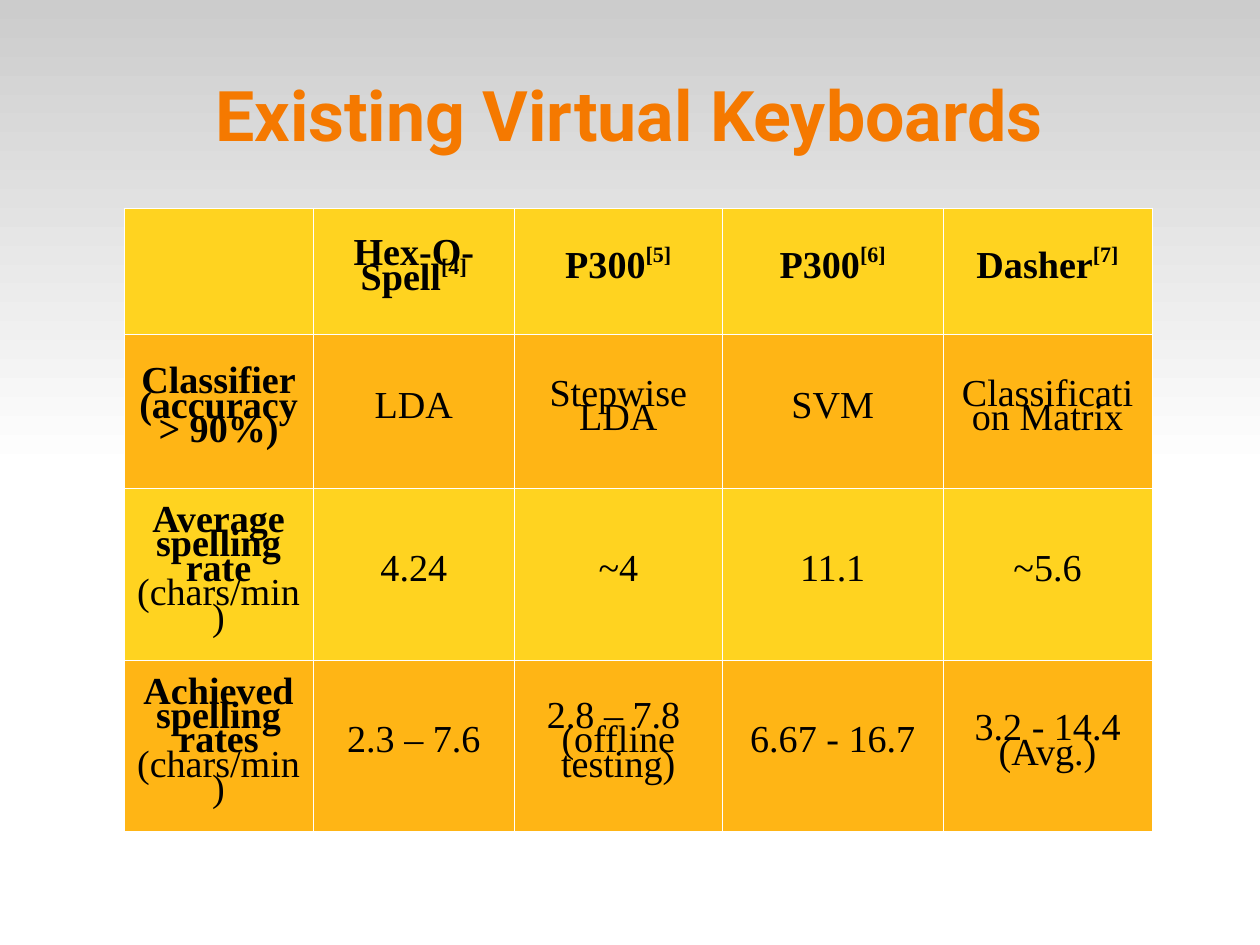
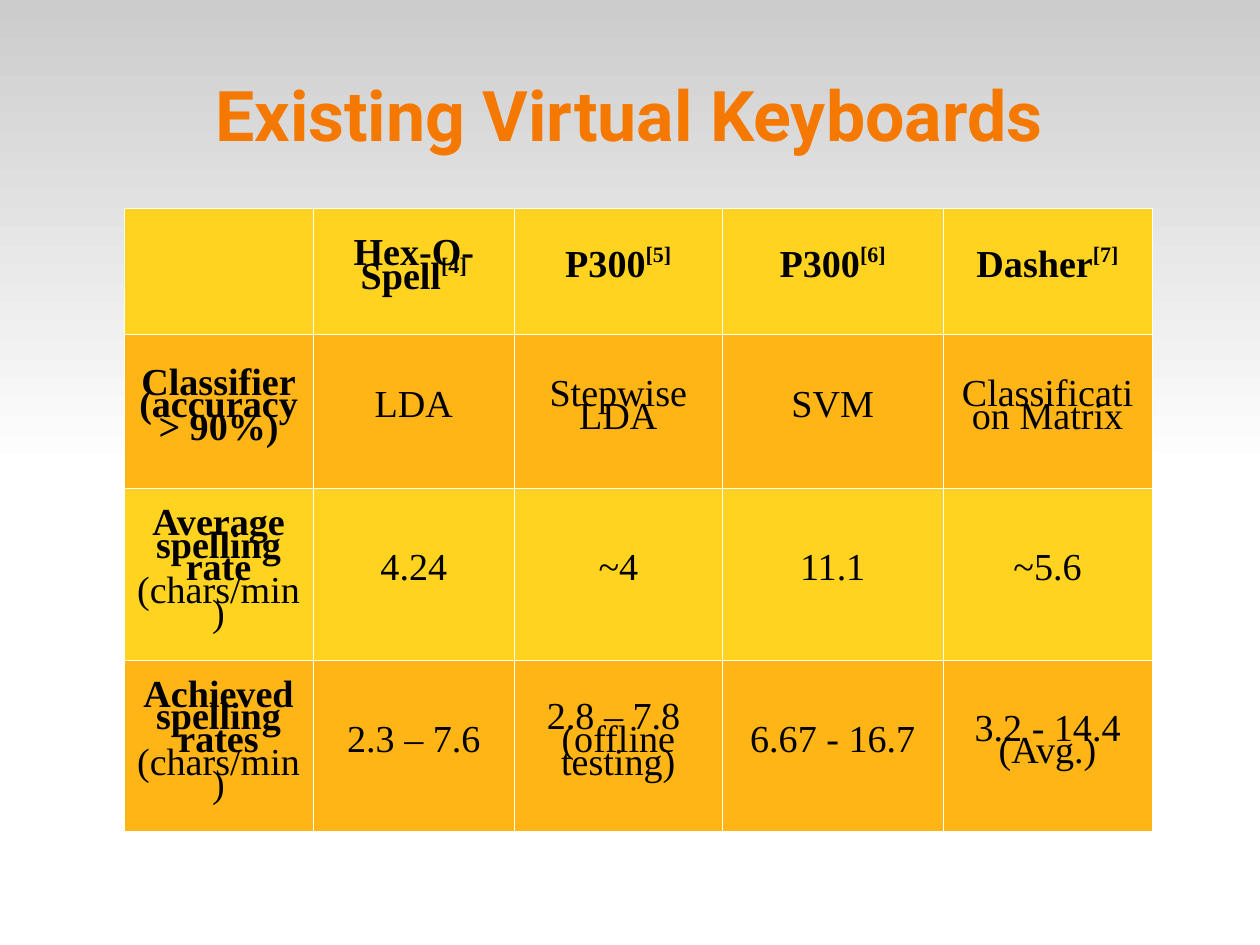
Before and after one commit to abdullah38rcc/BCI-Virtual-Keyboard, a slide deck: slide 3 of master's/docs/virtKey.ppt. Drawn at 1260x945 pixels with LibreOffice and Linux fonts; fonts in the diff are those of the drawing. Boxes give left, top, right and bottom in pixels: in the first picture for what was removed or moved away, otherwise in the second. Text is boxed around its words. In the diff, an @@ line names an element or a change of style, - is before the commit and + after.

```diff
--- a/master's/docs/virtKey.ppt
+++ b/master's/docs/virtKey.ppt
@@ table at [123,208,1153,832] @@
@@ line spacing 0.58 to 0.54 @@
```
Also in this commit, not shown: 5 other slides changed, 1 slide added, 2 slides removed.
